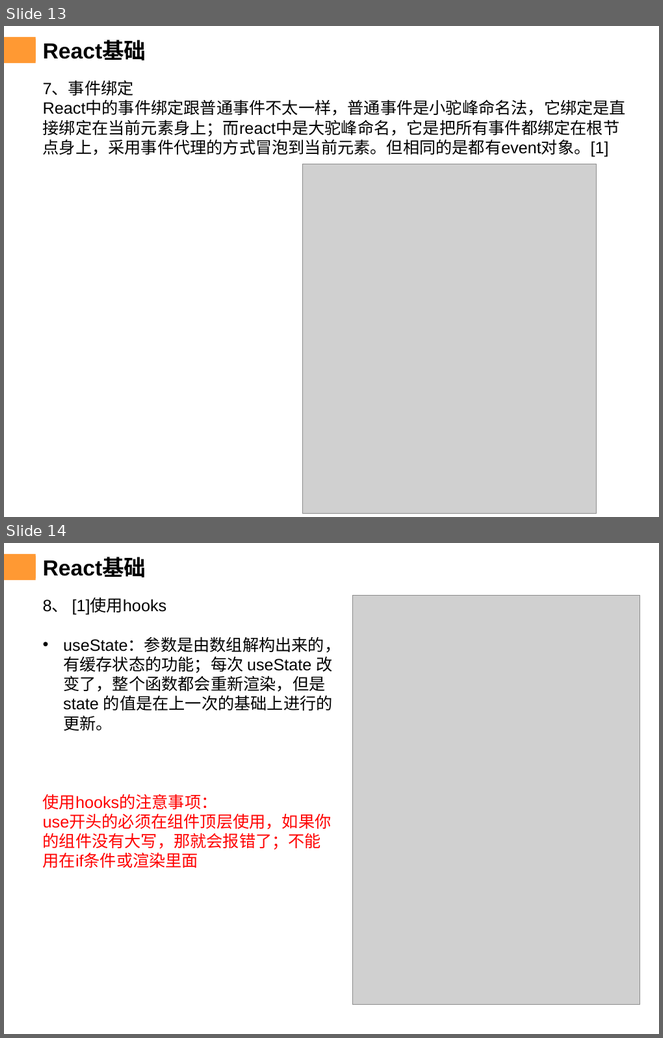
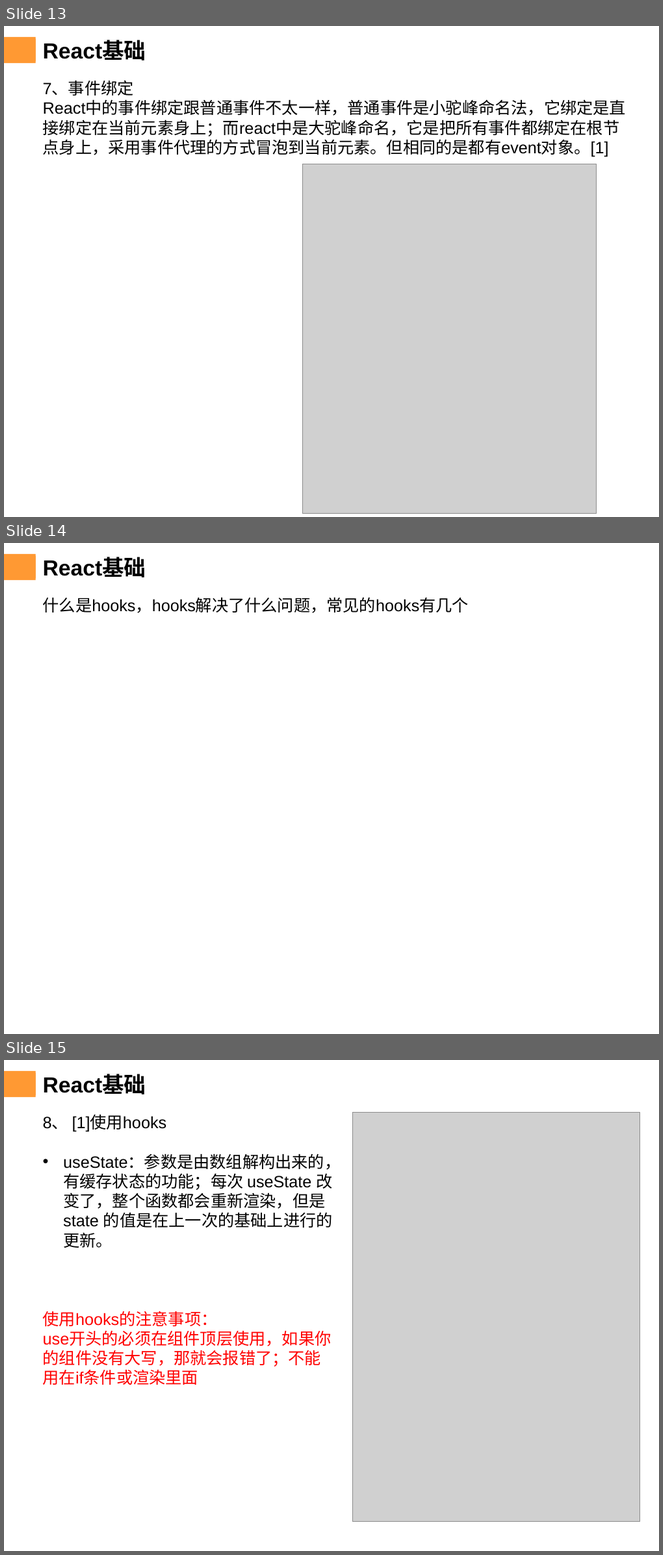
Before and after one commit to chenqiuli/JY_Peixun_1, a slide deck: PPT内容.pptx. Shown one above the other, each under a label of ours: slides 13 and 14 before the commit, slides 13, 14 and 15 after it. The pictures are 663x1038 and 663x1555 pixels, drawn with LibreOffice and Linux fonts; fonts in the diff are those of the drawing; grey boxes stand for pictures; background and template pictures are left out. Boxes give left, top, right and bottom in pixels: in the first picture for what was removed or moved away, otherwise in the second. Text is boxed around its words. In the diff, an @@ line names an element or a change of style, - is before the commit and + after.

```diff
--- a/PPT内容.pptx
+++ b/PPT内容.pptx
@@ slide 14 added at (4, 543, 659, 1034), background #FFFFFF; not listed: 2 template elements that a slide beside it also shows @@
@@ title added at (43, 558, 146, 577), 24 pt, text #000000, bold @@
+React基础
@@ text added at (43, 597, 469, 613), 18 pt, text #000000 @@
+什么是hooks，hooks解决了什么问题，常见的hooks有几个
@@ what was slide 14 is now slide 15 @@
```
Also in this commit, not shown: 8 slides changed, 1 other slide added, 1 slide removed, 5 other files.
